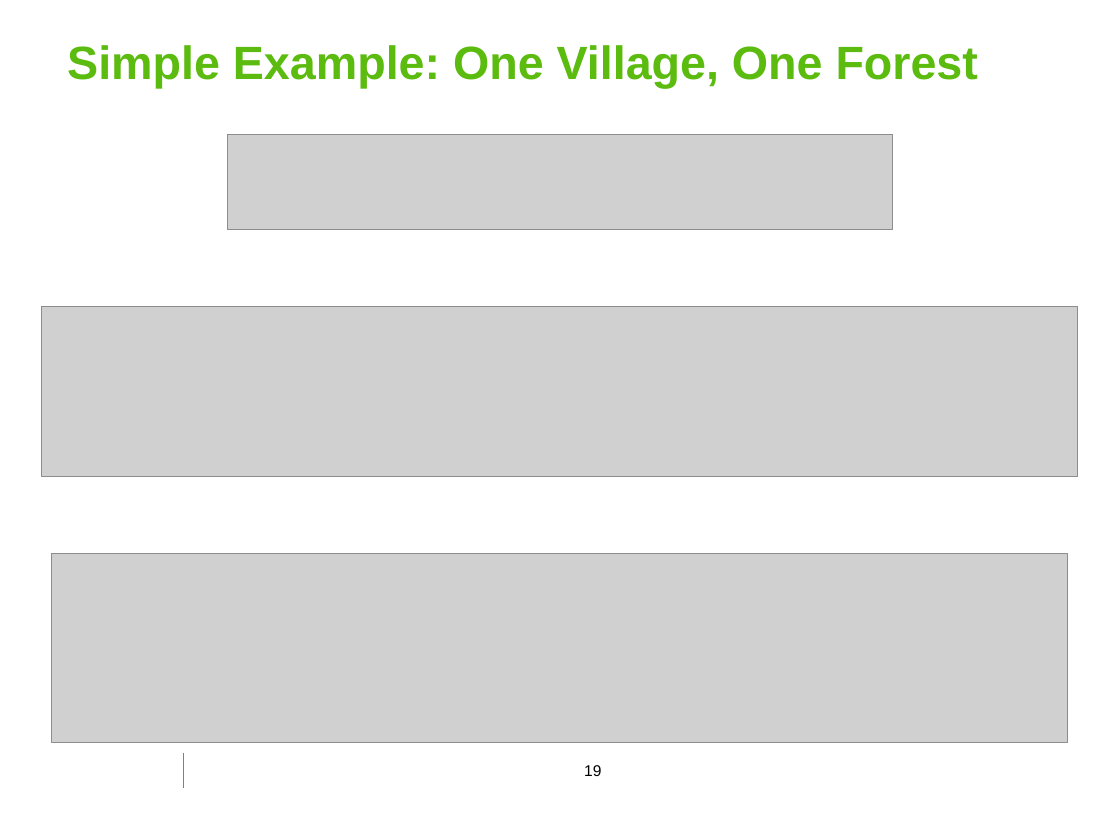
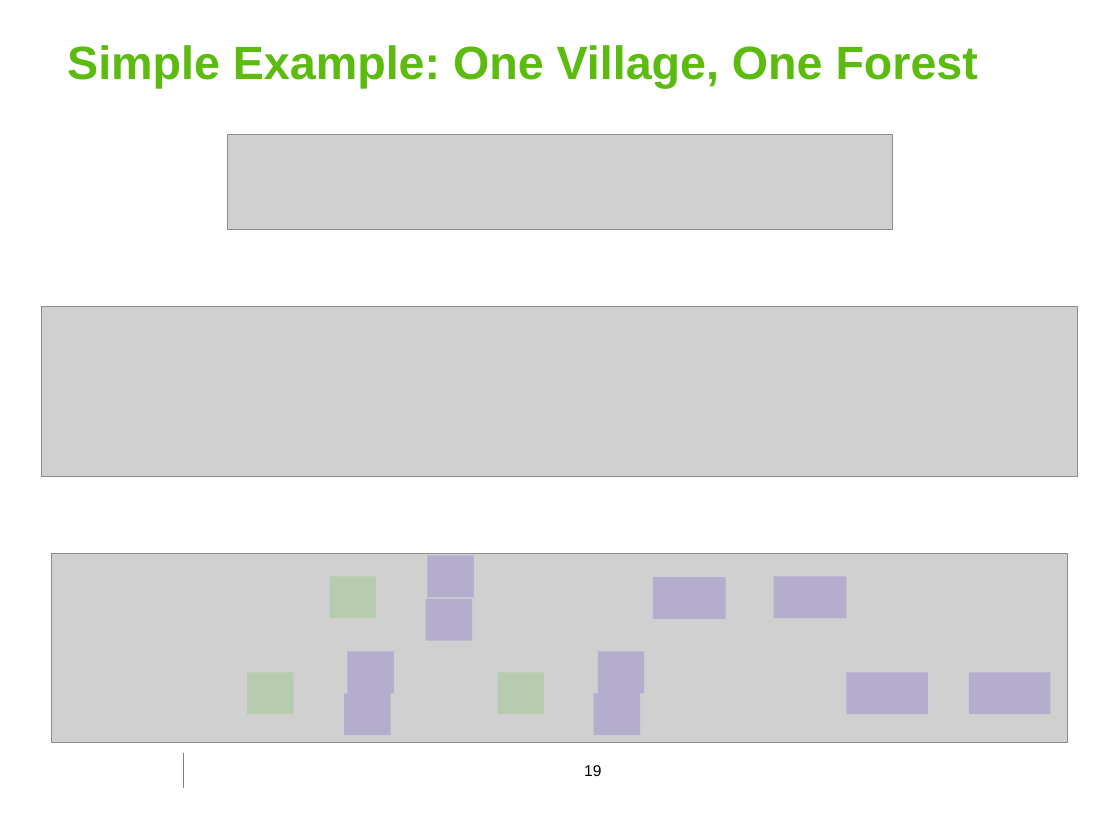
Before and after one commit to georgoff/georgoff.github.io, a slide deck: slide 19 of forest_malaria/MMC_presentation.pptx. Drawn at 1120x840 pixels with LibreOffice and Linux fonts; fonts in the diff are those of the drawing; grey boxes stand for pictures; background and template pictures are left out. Boxes give left, top, right and bottom in pixels: in the first picture for what was removed or moved away, otherwise in the second. Text is boxed around its words. In the diff, an @@ line names an element or a change of style, - is before the commit and + after.

```diff
--- a/forest_malaria/MMC_presentation.pptx
+++ b/forest_malaria/MMC_presentation.pptx
@@ group added at box(248, 556, 1051, 735): 13 rectangles @@
```
Also in this commit, not shown: 4 other slides changed.
